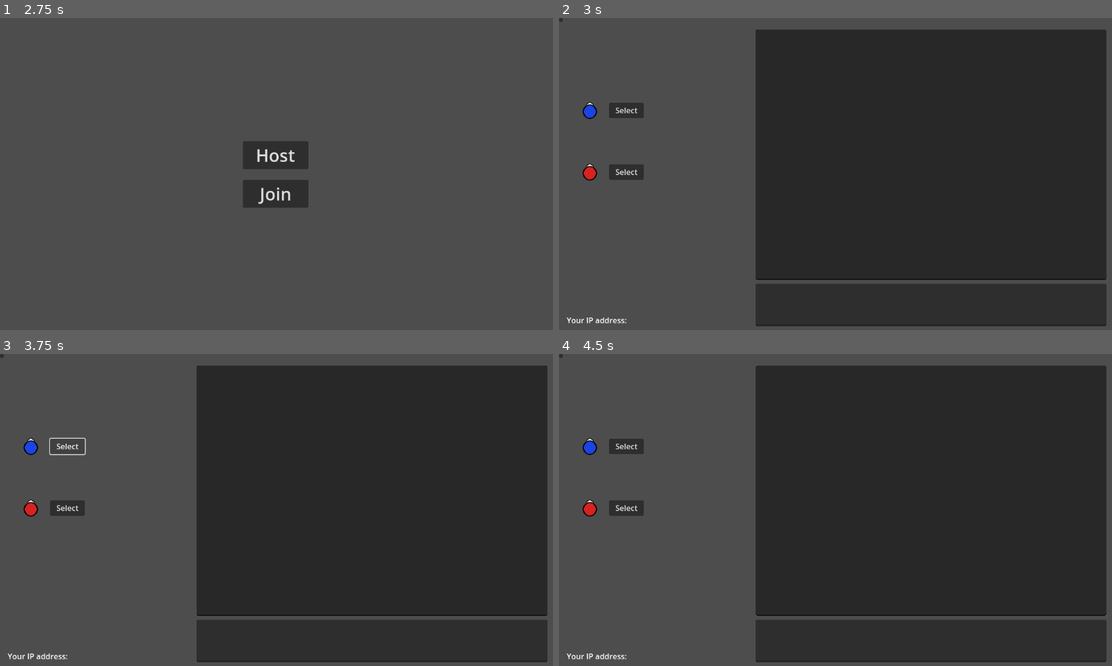
Above: before the commit, frames 1-4 (two rows, left to right).
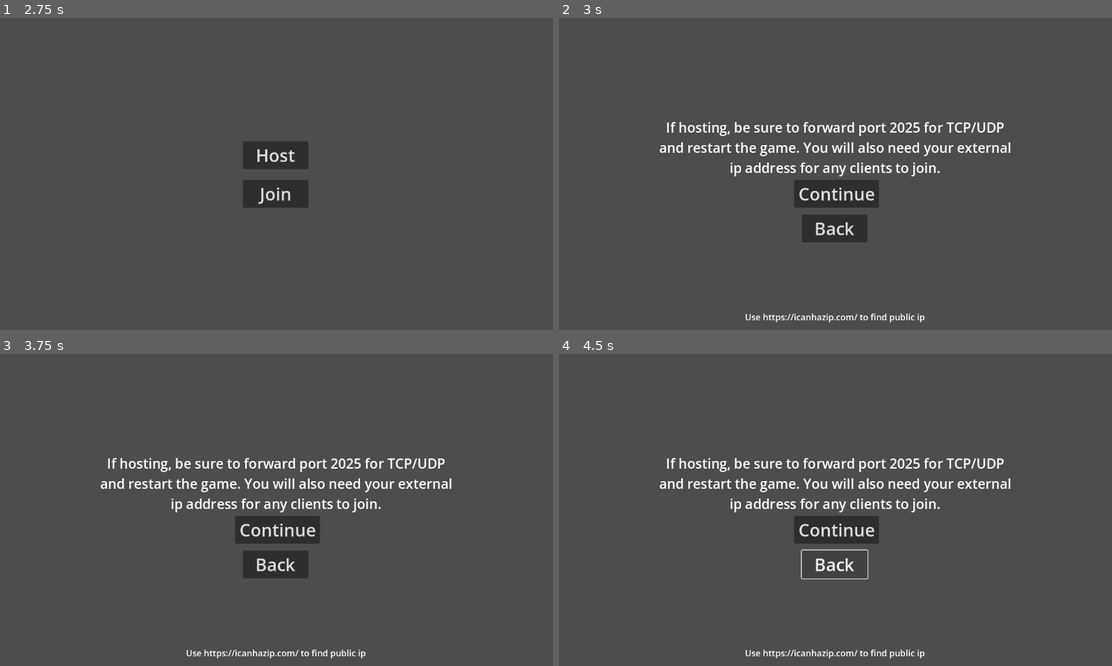
Above: after the commit, the same moments.

Repository: vYORKv/Multiplayer_Demo
Game: Godot game, scene res://scenes/meta_scenes/game.tscn
Two runs of this game, one before a commit and one after it. Both use one fixed random seed, a clock stepped at 60 frames per second and the inputs below.
Inputs (mouse positions are in pixels of both pictures, inside the frame that each line leads up to):
- Up to frame 1 (2.75 s): click "Multiplayer" at 0.5 s; click (276, 174) at 1.27 s; type "Alex" at 1.35 s; tap Enter at 2 s
- Up to frame 2 (3 s): click "Host" at 2.75 s
- Up to frame 3 (3.75 s): click (66, 447) at 3.5 s, where only the run before the commit has a clickable "Select"
- Up to frame 4 (4.5 s): click (835, 563) at 4.25 s, where only the run after the commit has a clickable "Back"

Frame 1 is identical in both runs. In frame 2, 59% of the frame differs, in the area x 0-99%, y 0-99%; in frame 3, 59%; in frame 4, 60%.

Commit message:
Network Controller Initilization
+Network Controller script updated with necessary functions. +Global variables for player names and color. +Host confirmation menu. +Chatbox and color selection functionality.

Diff:
--- a/project.godot
+++ b/project.godot
@@ -15,6 +15,11 @@
 config/features=PackedStringArray("4.4", "GL Compatibility")
 config/icon="res://icon.svg"
 
+[autoload]
+
+NetworkController="*res://scripts/meta_scripts/network_controller.gd"
+Global="*res://scripts/meta_scripts/global.gd"
+
 [rendering]
 
 renderer/rendering_method="gl_compatibility"
--- a/scenes/menu_scenes/lobby.tscn
+++ b/scenes/menu_scenes/lobby.tscn
@@ -66,6 +66,53 @@
 offset_bottom = 394.0
 theme_override_font_sizes/font_size = 36
 text = "Join"
+
+[node name="HostConfirmation" type="Control" parent="."]
+visible = false
+layout_mode = 3
+anchors_preset = 0
+offset_right = 40.0
+offset_bottom = 40.0
+
+[node name="Label" type="Label" parent="HostConfirmation"]
+layout_mode = 0
+offset_left = 208.0
+offset_top = 208.0
+offset_right = 939.0
+offset_bottom = 331.0
+theme_override_font_sizes/font_size = 28
+text = "If hosting, be sure to forward port 2025 for TCP/UDP
+and restart the game. You will also need your external
+ip address for any clients to join."
+horizontal_alignment = 1
+
+[node name="Label2" type="Label" parent="HostConfirmation"]
+layout_mode = 0
+offset_left = 208.0
+offset_top = 608.0
+offset_right = 939.0
+offset_bottom = 648.0
+theme_override_font_sizes/font_size = 18
+text = "Use https://icanhazip.com/ to find public ip"
+horizontal_alignment = 1
+
+[node name="ContinueButton" type="Button" parent="HostConfirmation"]
+layout_mode = 0
+offset_left = 488.0
+offset_top = 336.0
+offset_right = 664.0
+offset_bottom = 394.0
+theme_override_font_sizes/font_size = 36
+text = "Continue"
+
+[node name="HCBackButton" type="Button" parent="HostConfirmation"]
+layout_mode = 0
+offset_left = 504.0
+offset_top = 408.0
+offset_right = 640.0
+offset_bottom = 466.0
+theme_override_font_sizes/font_size = 36
+text = "Back"
 
 [node name="JoinEntry" type="Control" parent="."]
 visible = false
@@ -109,6 +156,7 @@
 offset_bottom = 40.0
 
 [node name="IPLabel" type="Label" parent="PreGameLobby"]
+visible = false
 layout_mode = 0
 offset_left = 16.0
 offset_top = 616.0
@@ -133,10 +181,23 @@
 offset_bottom = 640.0
 max_length = 125
 
+[node name="IPButton" type="Button" parent="PreGameLobby"]
+visible = false
+layout_mode = 0
+offset_left = 32.0
+offset_top = 600.0
+offset_right = 110.0
+offset_bottom = 631.0
+text = "Reveal IP"
+
 [node name="StartGameButton" type="Button" parent="PreGameLobby"]
 layout_mode = 0
-offset_right = 8.0
-offset_bottom = 8.0
+offset_left = 64.0
+offset_top = 464.0
+offset_right = 225.0
+offset_bottom = 511.0
+theme_override_font_sizes/font_size = 28
+text = "Start Game"
 
 [node name="BlueSprite" type="Sprite2D" parent="PreGameLobby"]
 position = Vector2(64, 192)
@@ -182,9 +243,12 @@
 [connection signal="text_submitted" from="NameEntry/NameSubmission" to="." method="_on_name_submission_text_submitted"]
 [connection signal="pressed" from="HostJoinMenu/HostButton" to="." method="_on_host_button_pressed"]
 [connection signal="pressed" from="HostJoinMenu/JoinButton" to="." method="_on_join_button_pressed"]
+[connection signal="pressed" from="HostConfirmation/ContinueButton" to="." method="_on_continue_button_pressed"]
+[connection signal="pressed" from="HostConfirmation/HCBackButton" to="." method="_on_hc_back_button_pressed"]
 [connection signal="text_submitted" from="JoinEntry/AddressEntry" to="." method="_on_address_entry_text_submitted"]
 [connection signal="pressed" from="JoinEntry/JEBackButton" to="." method="_on_je_back_button_pressed"]
 [connection signal="text_submitted" from="PreGameLobby/ChatEntry" to="." method="_on_chat_entry_text_submitted"]
+[connection signal="pressed" from="PreGameLobby/IPButton" to="." method="_on_ip_button_pressed"]
 [connection signal="pressed" from="PreGameLobby/StartGameButton" to="." method="_on_start_game_button_pressed"]
 [connection signal="pressed" from="PreGameLobby/BlueButton" to="." method="_on_blue_button_pressed"]
 [connection signal="pressed" from="PreGameLobby/RedButton" to="." method="_on_red_button_pressed"]
--- a/scripts/menu_scripts/lobby.gd
+++ b/scripts/menu_scripts/lobby.gd
@@ -3,11 +3,10 @@
 var regex: Object = RegEx.new()
 
 func _ready() -> void:
-	var upnp = UPNP.new()
-	print("Discover: " + str(upnp.discover()))
-	print("Device Count: " + str(upnp.get_device_count()))
-
-
+	#var upnp = UPNP.new()
+	#print("Discover: " + str(upnp.discover()))
+	#print("Device Count: " + str(upnp.get_device_count()))
+	NetworkController.InitializeNetwork()
 
 func _input(event: InputEvent) -> void:
 	if event.is_action_pressed("ui_cancel"):
@@ -21,26 +20,26 @@
 	if final == "":
 		$NameEntry/Label2.visible = true
 	else:
-		#Global.player_name = final
+		Global.player_name = final
 		$NameEntry.visible = false
 		$HostJoinMenu.visible = true
 
 func _on_host_button_pressed() -> void:
 	$HostJoinMenu.visible = false
-	$PreGameLobby.visible = true
+	$HostConfirmation.visible = true
 	#$PreGameLobby/SelectModeLabel.visible = true
 	#$PreGameLobby/OneVOneButton.visible = true
 	#$PreGameLobby/FFAButton.visible = true
 	#$PreGameLobby/IPLabel.visible = true
 	#$PreGameLobby/IPLabel.text = "Your IP address: " + NetworkController.ip_address
-	#NetworkController.HostMultiplayer()
+	NetworkController.HostMultiplayer()
 
 func _on_join_button_pressed() -> void:
 	$HostJoinMenu.visible = false
 	$JoinEntry.visible = true
 
 func _on_address_entry_text_submitted(new_text: String) -> void:
-	#NetworkController.JoinMultiplayer(new_text)
+	NetworkController.JoinMultiplayer(new_text)
 	$JoinEntry.visible = false
 	$PreGameLobby.visible = true
 
@@ -48,23 +47,65 @@
 	$JoinEntry.visible = false
 	$HostJoinMenu.visible = true
 
-func _on_chat_entry_text_submitted(player_name: String, new_text: String) -> void:
+func _on_chat_entry_text_submitted(new_text: String) -> void:
 	if new_text == "":
 		pass
 	else:
-		#rpc("ChatRPC", Global.player_name, new_text)
+		rpc("ChatRPC", Global.player_name, new_text)
 		$PreGameLobby/ChatEntry.text = ""
 
 func _on_start_game_button_pressed() -> void:
-	pass # Replace with function body.
+	print(NetworkController.players)
 
 func _on_blue_button_pressed() -> void:
-	pass # Replace with function body.
+	print("Name: " + str(Global.player_name))
+	print("MP ID: " + str(multiplayer.get_unique_id()))
+	print("Is server: " + str(multiplayer.is_server()))
+	if Global.color != "":
+		pass
+	else:
+		Global.color = "blue"
+		rpc("BluePlayer", Global.player_name, multiplayer.get_unique_id())
+	print("Color: " + str(Global.color))
 
 func _on_red_button_pressed() -> void:
-	pass # Replace with function body.
+	print("Name: " + str(Global.player_name))
+	print("MP ID: " + str(multiplayer.get_unique_id()))
+	print("Is server: " + str(multiplayer.is_server()))
+	if Global.color != "":
+		pass
+	else:
+		Global.color = "red"
+		rpc("RedPlayer", Global.player_name, multiplayer.get_unique_id())
+	print("Color: " + str(Global.color))
+
+@rpc("any_peer","call_local")
+func BluePlayer(player_name, id) -> void:
+	$PreGameLobby/BlueButton.visible = false
+	$PreGameLobby/BlueLabel.text = player_name
+	if multiplayer.is_server():
+		NetworkController.players[id].color = "blue"
+
+@rpc("any_peer","call_local")
+func RedPlayer(player_name, id) -> void:
+	$PreGameLobby/RedButton.visible = false
+	$PreGameLobby/RedLabel.text = player_name
+	if multiplayer.is_server():
+		NetworkController.players[id].color = "red"
 
 @rpc("any_peer","call_local")
 func ChatRPC(player_name,text) -> void:
 	$PreGameLobby/ChatBox.text += str(player_name) + ": " + str(text) + "\n"
 	$PreGameLobby/ChatBox.scroll_vertical = $PreGameLobby/ChatBox.get_line_count()
+
+func _on_continue_button_pressed() -> void:
+	$HostConfirmation.visible = false
+	$PreGameLobby.visible = true
+	# Likely call network initialization function from Network Controller
+
+func _on_hc_back_button_pressed() -> void:
+	pass # Replace with function body.
+
+func _on_ip_button_pressed() -> void:
+	$PreGameLobby/IPButton.visible = false
+	$PreGameLobby/IPLabel.visible = true
--- a/scripts/menu_scripts/main_menu.gd
+++ b/scripts/menu_scripts/main_menu.gd
@@ -4,10 +4,8 @@
 func _on_play_button_pressed() -> void:
 	pass # Replace with function body.
 
-
 func _on_multiplayer_button_pressed() -> void:
 	get_tree().change_scene_to_file("res://scenes/menu_scenes/lobby.tscn")
 
-
 func _on_quit_button_pressed() -> void:
 	get_tree().quit()
--- a/scripts/meta_scripts/global.gd
+++ b/scripts/meta_scripts/global.gd
@@ -1 +1,4 @@
 extends Node
+
+var player_name: String = "Player"
+var color: String = ""
--- a/scripts/meta_scripts/network_controller.gd
+++ b/scripts/meta_scripts/network_controller.gd
@@ -1 +1,60 @@
 extends Node
+
+const PORT: int = 2025
+
+var peer: Object
+
+var players: Dictionary = {}
+
+func InitializeNetwork() -> void:
+	peer = ENetMultiplayerPeer.new()
+	multiplayer.peer_connected.connect(PeerConnected)
+	multiplayer.peer_disconnected.connect(PeerDisconnected)
+	multiplayer.connected_to_server.connect(ConnectedToServer)
+	multiplayer.connection_failed.connect(ConnectionFailed)
+
+func KillNetwork() -> void:
+	multiplayer.multiplayer_peer = null
+	peer = null
+
+func PeerConnected(id) -> void:
+	print("Player Connected: " + str(id))
+
+func PeerDisconnected(id) -> void:
+	print("Player Disconnected: " + str(id))
+	#players.erase(id)
+
+func ConnectedToServer() -> void:
+	print("Connected To Server!")
+	rpc("SendPlayerInformation", Global.player_name, multiplayer.get_unique_id())
+
+func ConnectionFailed() -> void:
+	print("Couldn't Connect")
+
+func HostMultiplayer() -> void:
+	#var peer = ENetMultiplayerPeer.new()
+	peer.create_server(PORT)
+	multiplayer.multiplayer_peer = peer
+	var id = multiplayer.get_unique_id()
+	if !players.has(id):
+		players[id] = {
+			"id" : id,
+			"name" : Global.player_name,
+			"color" : ""
+		}
+
+func JoinMultiplayer(address: String) -> void:
+	peer.create_client(address, PORT)
+	multiplayer.multiplayer_peer = peer
+
+@rpc("any_peer")
+func SendPlayerInformation(player_name, id) -> void:
+	if !players.has(id):
+		players[id] = {
+			"id" : id,
+			"name" : player_name,
+			"color" : ""
+		}
+	if multiplayer.is_server():
+		for i in players:
+			rpc("SendPlayerInformation", players[i].name, i)
